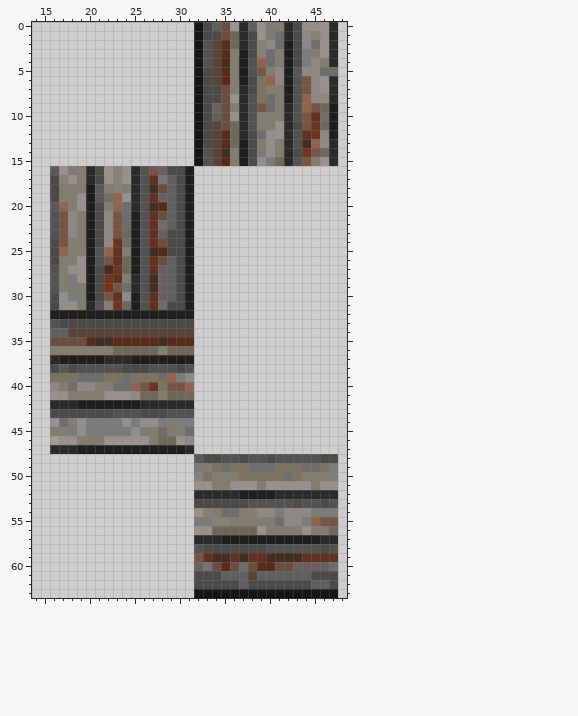
One commit to this pixel-art sprite: Resources/Textures/Nuclear14/Structures/Walls/wooddark.rsi/wood6.png. This is how it looked before the edit.
The file is 64x64 pixels. Colours within 5 levels of each other are drawn and written as one. Shown: x 14..48, y 0..63.
The result:
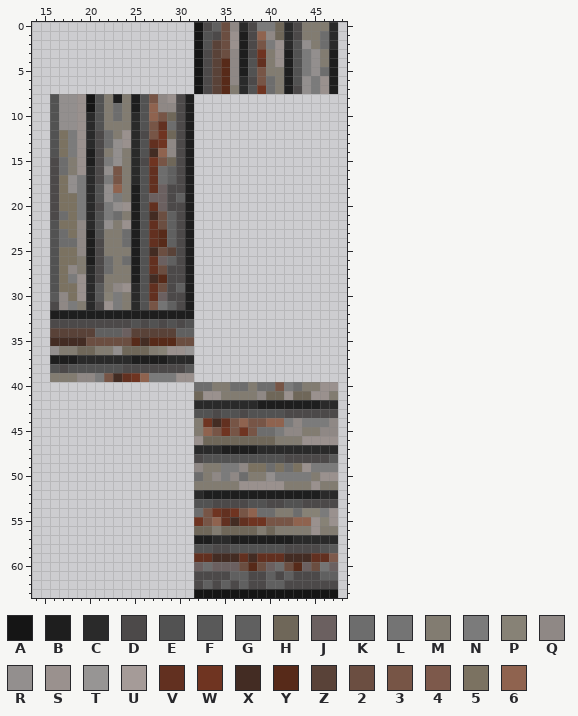
Palette (. is transparent): A #151515  B #1e1e1e  C #2a2a2a  D #4c4949  E #525252  F #595959  G #606060  H #6f6759  J #6b6060  K #6d6d6d  L #747474  M #827c71  N #7b7b7b  P #878276  Q #8f8885  R #938f8e  S #9a918e  T #979594  U #a59b98  V #623020  W #6f3421  X #432c23  Y #572a19  Z #594238  2 #6b4e41  3 #775546  4 #7d594b  5 #7b7261  6 #8f634f
Author's note on the commit: fix dark wood sprite edges
Change:
@@ x 14..48 @@
- 0 ..................ADG2TCGSNMCDRRSC.
- 1 ..................ADD2HCDSNKCDQPSC.
- 2 ..................AEZYHCDPQKBDQKSC.
- 3 ..................AEZYMBDPKMBDNMSC.
- 4 ..................AEZXMBE6KMBDNQMC.
- 5 ..................ADZYMBE3MQBFQQKK.
- 6 ..................ADZYMBD56QBE3QSC.
- 7 ..................ADD2MCD5MMBE3QSC.
- 8 ..................ADD2SCE5KMBE6QQC.
- 9 ..................ADJ2MCE3KMCE63HB.
-10 ..................ADG2SCEMMMCE3VKB.
-11 ..................ADZ2HCEMMSCD3WHB.
-12 ..................ADZYHCDKRSCEVWQB.
-13 ..................ADZYHBDMRMCEX6QC.
-14 ..................AEZXMBDNRMCDW3HC.
-15 ..................AEZYMBDRNHCE3MSC.
-16 ..FSNMCDSPSCE3JDDB.................
-17 ..DPSMCDSPSCEVLGDB.................
-18 ..DMMMBFMPMCEX2GDB.................
-19 ..DMMSBFK6SCEVJGDB.................
-20 ..F6MSBDM6KCEXYGDB.................
-21 ..E3QMBDQ3KBEV2GDB.................
-22 ..E3QMBDQ3KBEVKGDB.................
-23 ..E3QMBDQ3HBEVJDDB.................
-24 ..D3MMBDQWKBEV2DDB.................
-25 ..D6MMBE6VMBEXYDDB.................
-26 ..DMMSBE3VHBEV2GDB.................
-27 ..EMRSBDXWHBEVJGDB.................
-28 ..EMNSBDWVMCEXJGDB.................
-29 ..EMNMBDW3KCEXJGDB.................
-30 ..DRNNBD3VQBEVJGDB.................
-31 ..DRRMCEMWHBEVKDDB.................
+ 0 ..................ADG2QCDNNHCDMMMC.
+ 1 ..................AED2SBD6QHCDMMKC.
+ 2 ..................AEZ2SBD3NSCERMKC.
+ 3 ..................ADZ2QBDWMSBENRMB.
+ 4 ..................ADZYQBEVMSBENRMB.
+ 5 ..................ADZYQBE3MMBENRKB.
+ 6 ..................ADZYQCD3KMBERNSB.
+ 7 ..................ADZYMCEWKMBDRNSB.
+ 8 ..ERRSAEMBMBE3QSDB.................
+ 9 ..ERRSAEMKMBE6QQDB.................
+10 ..ERRSCEMKMCE63HDB.................
+11 ..ERRSCEMMMCE3VKDB.................
+12 ..E5NSCDKMSCD3WHDB.................
+13 ..E5NSCDKRSCEVWQDB.................
+14 ..E5NSBDMRMCEX6QDB.................
+15 ..DKMSBDNRMCDW3HDB.................
+16 ..DKMSCDR3MCEVKGDB.................
+17 ..D5RNCDN3MCEVKGDB.................
+18 ..D5RNCER6MBEVJDDB.................
+19 ..D55NCERNMBEJJDGB.................
+20 ..D55NCDNRSBEVJDDB.................
+21 ..DK5NCENKMBEX2GDB.................
+22 ..E55QCERMSBEV2GDB.................
+23 ..EK5QBEMMKBEVYGDB.................
+24 ..EKKQBDMMKBEVYGDB.................
+25 ..E55QBDMMMBEX2ZDB.................
+26 ..E55MBDKMKBEVJGDB.................
+27 ..E5QMCDKMMBEV2DDB.................
+28 ..E5NSCDMMMBEXYDDB.................
+29 ..E55SCFMQSCEV2DGB.................
+30 ..FQ5SCFPNMCEVJDDB.................
+31 ..DQNMCDSNMCE3LGDB.................
 32 ..BBBBBBBBBBBBBBBB.................
-33 ..EDDDDDDDDDDDDDDD.................
-34 ..GGZZZZZZZZZZZZZZ.................
-35 ..2222YXXYYYYYXYYY.................
-36 ..MMMMMMMHHHHHMHHH.................
-37 ..CBBBBBCCCBBBBBBB.................
-38 ..DFDEEEEEDDDEEEDE.................
-39 ..555KKK55K555K6NQ.................
-40 ..QMKQQMMKK63W5336.................
-41 ..SSMMMMSSSQHHMHHH.................
-42 ..CCCBBBBBBBCCCCCC.................
-43 ..DDDDDDDEEEDDDEEE.................
-44 ..SKMRNNNNRNRRNNNN.................
-45 ..MMNRNNNNNRNMKMMK.................
-46 ..USSMMMSSSSSMHHSQ.................
-47 ..CCCBBBBBBBBBBBBC.................
-48 ..................FDDEEDEEDEEEEEDD.
-49 ..................NM5K55KKK555KK5N.
-50 ..................P5MMM55555K5MMMM.
-51 ..................SSMMSSSMSSSSSMSS.
-52 ..................CCCCCBBBBCCCCCCC.
-53 ..................DDDDDDEEEEEDEEDE.
-54 ..................SPMKKMMQQNQQQNNN.
-55 ..................NNPPMMMMMKQQN633.
-56 ..................SSHHHHHSMMMMSMMH.
-57 ..................CCCBBBBBBBBBBBCC.
-58 ..................EDDDDDDDEEEEEEDE.
-59 ..................3VXXVXVVXXXXVVVV.
-60 ..................JL2Y2K2YY22JJJJK.
-61 ..................DDDGGGZGGGGGGDDD.
-62 ..................DDDDDGDDDDDDDGGD.
+33 ..DDDDDDDDDEDEDEDE.................
+34 ..ZZZZZGGGJZZZZZGG.................
+35 ..XXXX22222YXYYY22.................
+36 ..RMMHHMMRHHHMPSST.................
+37 ..BBBCCCCCCBBBBCCC.................
+38 ..EDEEEEEEDDDDDDDF.................
+39 ..MMMQQN3XVW6NNNSS.................
+40 ..................KKMMKKMKK3NKMMSS.
+41 ..................HSSMMMMQHHSHHSSM.
+42 ..................CCCCCCCBBBBBBBCC.
+43 ..................EEDEEDEEEEDDDDDD.
+44 ..................MWXV363366NQNNNQ.
+45 ..................M63W3W3KKNQQMMQQ.
+46 ..................SHHHHHHHHMMMSSSS.
+47 ..................CCCBBBBCCCCCCCCC.
+48 ..................DEEEEEEEEEDDDDDF.
+49 ..................QMMNNQ55K5K5SNNN.
+50 ..................KMQNQKMMRNNNNMSS.
+51 ..................MMMMMSSSSSMMMSMM.
+52 ..................CBBBBBBBBBBBBBCC.
+53 ..................EEDDDDEEDDEEDDDD.
+54 ..................K3WVW36KKMMKPPNS.
+55 ..................W36VXVWW33366SPS.
+56 ..................HHMHHHHMHMMMMSMM.
+57 ..................BBCCBBBBBBBCCCCC.
+58 ..................EEDDEEEEEEDDDDEF.
+59 ..................VVXXXVXVVVXXXVV4.
+60 ..................JKJJJ2Y2JK2YJ2LJ.
+61 ..................DDDDGGDDGDGDDDGG.
+62 ..................DGDGDGDDGGDDDDDD.
 63 ..................AAAAAAAAAAAAAAAA.
Pixel boxes of the changes (left, top, right, bottom) in both pictures:
changed: (50, 22, 338, 589)
